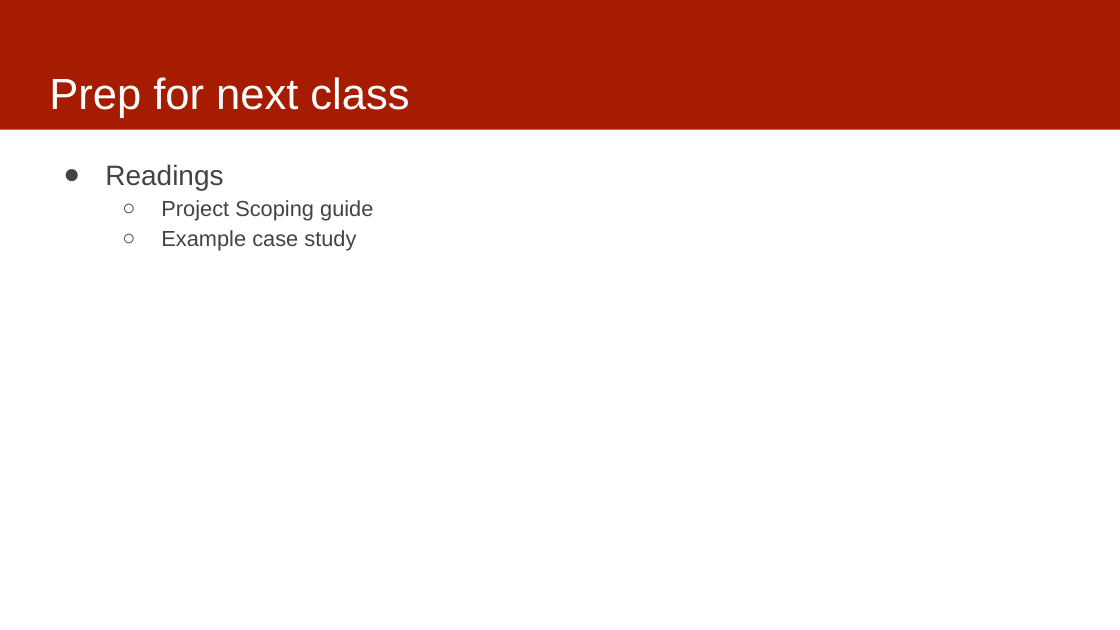
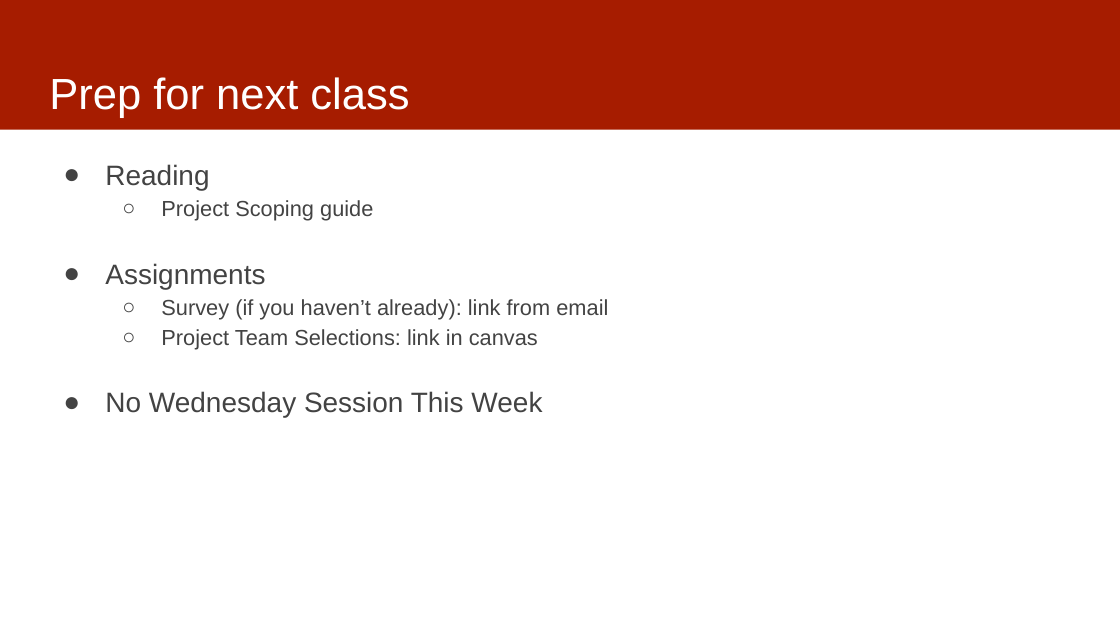
Before and after one commit to dssg/MLinPractice, a slide deck: slide 18 of Lectures/Lecture1-ClassOverview.pptx. Drawn at 1120x630 pixels with LibreOffice and Linux fonts; fonts in the diff are those of the drawing. Boxes give left, top, right and bottom in pixels: in the first picture for what was removed or moved away, otherwise in the second. Text is boxed around its words. In the diff, an @@ line names an element or a change of style, - is before the commit and + after.

```diff
--- a/Lectures/Lecture1-ClassOverview.pptx
+++ b/Lectures/Lecture1-ClassOverview.pptx
@@ text at [105,164,209,190]: text changed @@
-● Readings
+● Reading
@@ text at [105,263,608,417]: text changed @@
-  ○ Example case study
+● Assignments
+  ○ Survey (if you haven’t already): link from email
+  ○ Project Team Selections: link in canvas
+● No Wednesday Session This Week
```
Also in this commit, not shown: 3 other slides changed.
